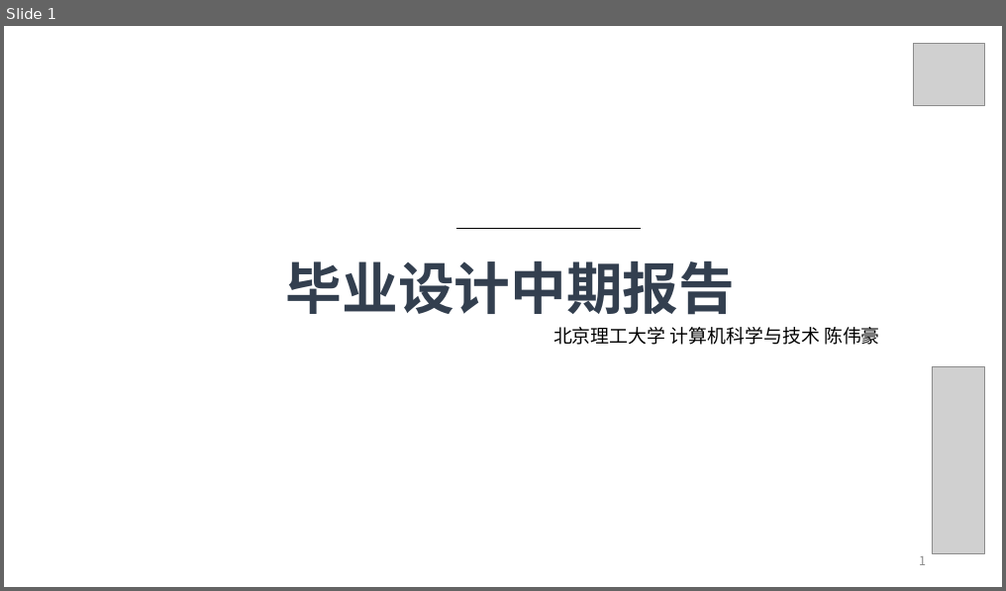
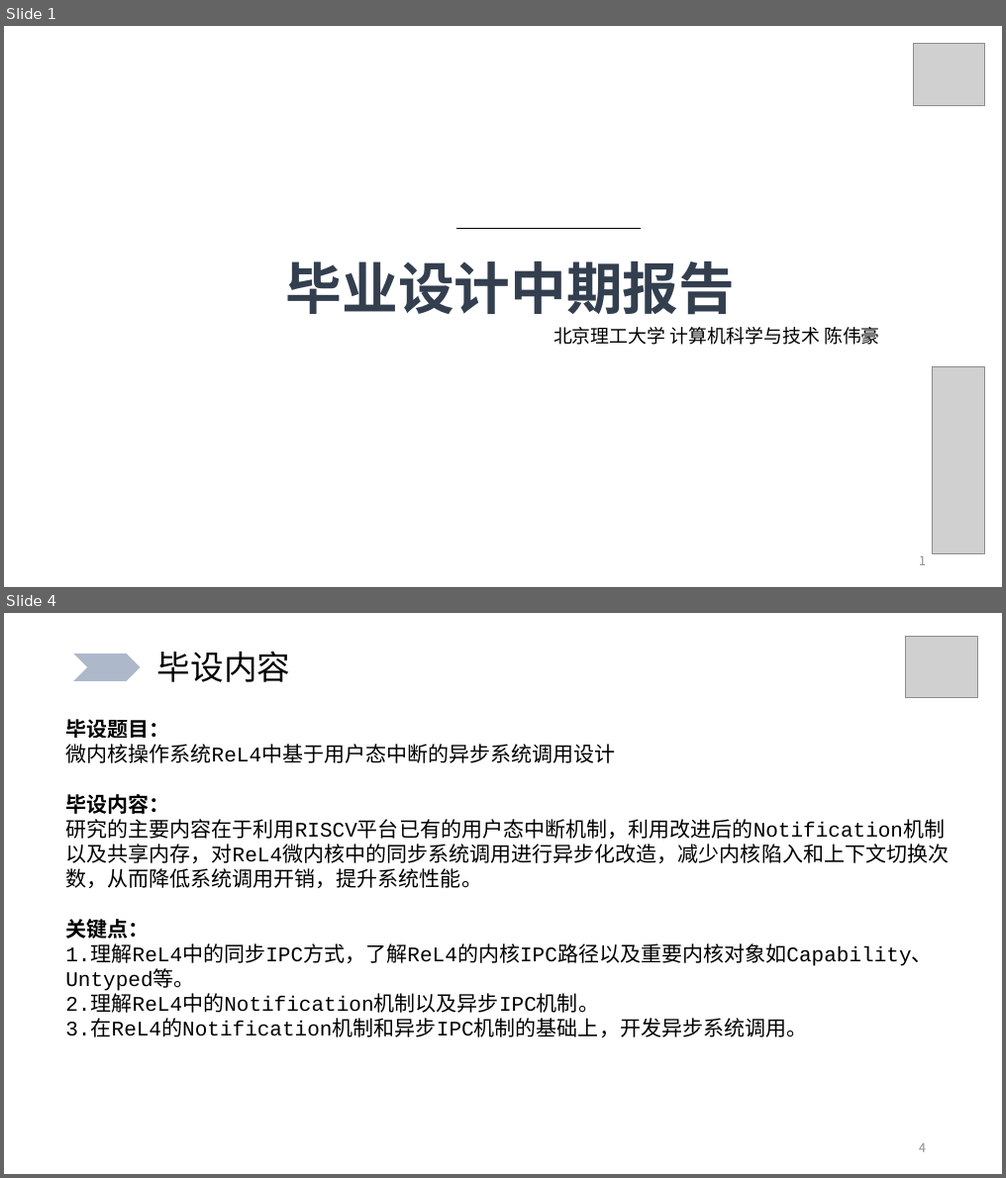
Before and after one commit to BIT-CWH/UndergraduateGraduationProject-2024-BIT-CWH, a slide deck: 中期报告-04-08.pptx. Shown one above the other, each under a label of ours: slide 1 before the commit, slides 1 and 4 after it; the slides between them are not shown. The pictures are 1006x591 and 1006x1178 pixels, drawn with LibreOffice and Linux fonts; fonts in the diff are those of the drawing; grey boxes stand for pictures; background and template pictures are left out. Boxes give left, top, right and bottom in pixels: in the first picture for what was removed or moved away, otherwise in the second. Text is boxed around its words. In the diff, an @@ line names an element or a change of style, - is before the commit and + after.

```diff
--- a/中期报告-04-08.pptx
+++ b/中期报告-04-08.pptx
@@ slide 4 added at [4,613,1002,1174], background picture (left out) @@
@@ picture added at [906,636,977,697] @@
@@ chevron added at [73,654,141,681], fill #ADB9CA @@
@@ text added at [157,651,290,682], 32 pt, text #000000 @@
+毕设内容
@@ text added at [65,719,948,1038], 20 pt, text #000000 @@
+毕设题目：
+微内核操作系统ReL4中基于用户态中断的异步系统调用设计
+毕设内容：
+研究的主要内容在于利用RISCV平台已有的用户态中断机制，利用改进后的Notification机制以及共享内存，对ReL4微内核中的同步系统调用进⾏异步化改造，减少内核陷⼊和上下⽂切换次数，从⽽降低系统调用开销，提升系统性能。
+关键点：
+1.理解ReL4中的同步IPC方式，了解ReL4的内核IPC路径以及重要内核对象如Capability、Untyped等。
+2.理解ReL4中的Notification机制以及异步IPC机制。
+3.在ReL4的Notification机制和异步IPC机制的基础上，开发异步系统调用。
@@ page number added at [919,1144,926,1153], 12 pt, text #8C8C8C @@
+4
```
Also in this commit, not shown: 7 slides changed, 1 other slide added, 2 other files.
